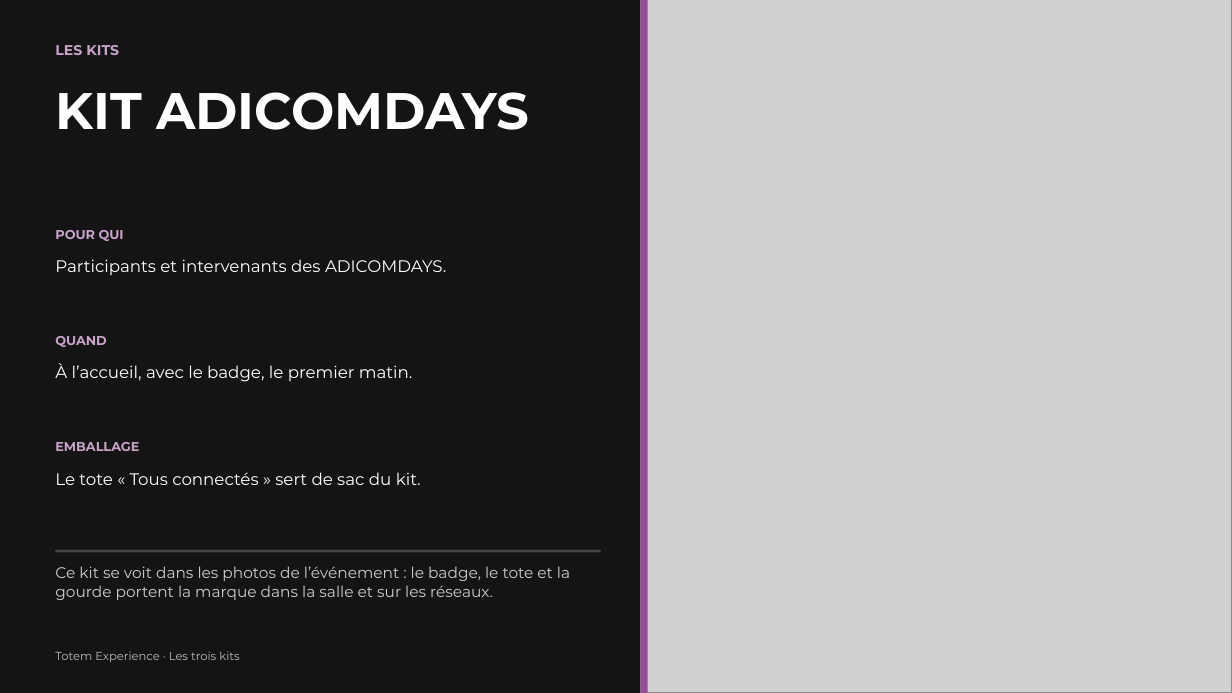
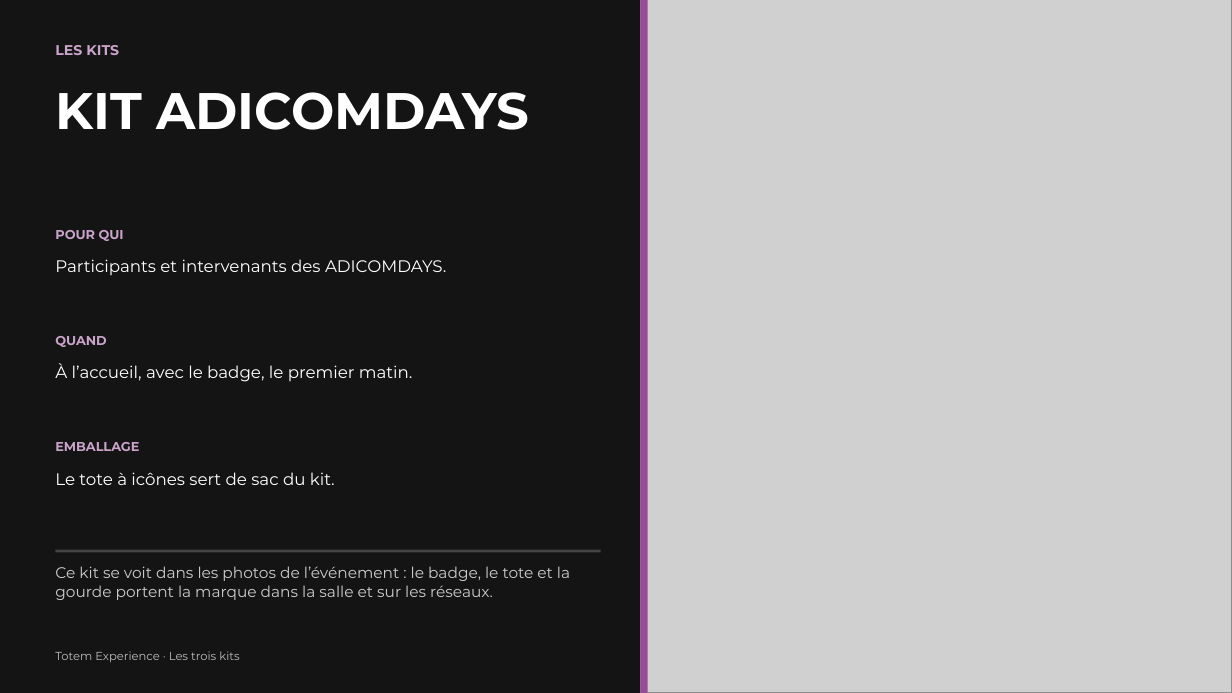
Before and after one commit to leslita06/fatima-unifood-fictif, a slide deck: slide 7 of totem/2026-10-24_totem-experience_les-trois-kits.pptx. Drawn at 1232x693 pixels with LibreOffice and Linux fonts; fonts in the diff are those of the drawing; grey boxes stand for pictures. Boxes give left, top, right and bottom in pixels: in the first picture for what was removed or moved away, otherwise in the second. Text is boxed around its words. In the diff, an @@ line names an element or a change of style, - is before the commit and + after.

```diff
--- a/totem/2026-10-24_totem-experience_les-trois-kits.pptx
+++ b/totem/2026-10-24_totem-experience_les-trois-kits.pptx
@@ text at box(55, 472, 335, 485): text changed @@
-Le tote « Tous connectés » sert de sac du kit.
+Le tote à icônes sert de sac du kit.
```
Also in this commit, not shown: 6 other slides changed.
